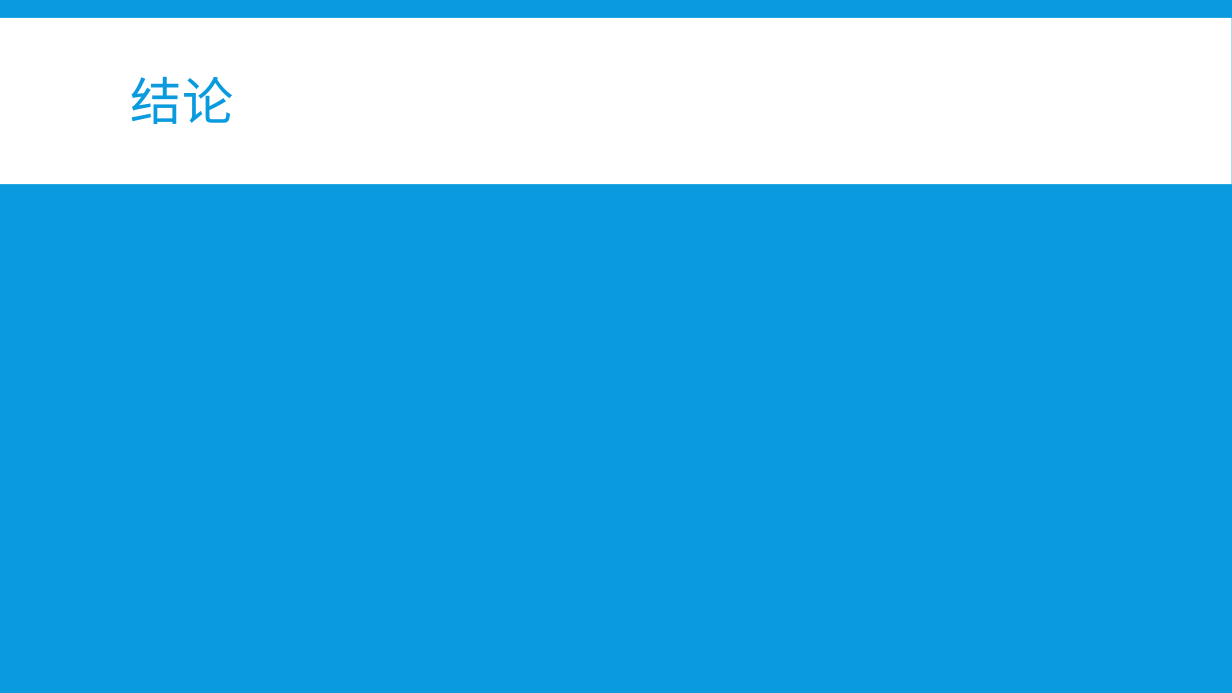
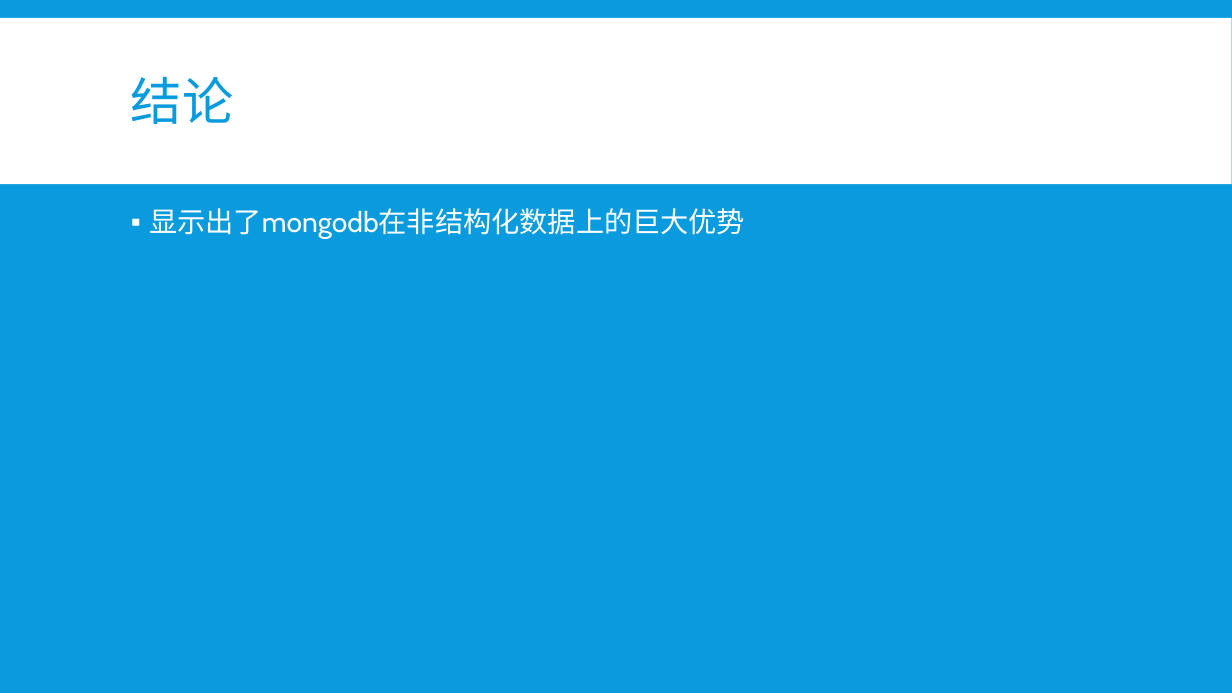
Before and after one commit to b4ubles/PCBNS, a slide deck: slide 22 of doc/NoSQL vs SQL.pptx (slide 20 before the commit). Drawn at 1232x693 pixels with LibreOffice and Linux fonts; fonts in the diff are those of the drawing. Boxes give left, top, right and bottom in pixels: in the first picture for what was removed or moved away, otherwise in the second. Text is boxed around its words. In the diff, an @@ line names an element or a change of style, - is before the commit and + after.

```diff
--- a/doc/NoSQL vs SQL.pptx
+++ b/doc/NoSQL vs SQL.pptx
@@ text added at [149,208,745,239], 22 pt, text #FFFFFF @@
+▪ 显示出了mongodb在非结构化数据上的巨大优势
```
Also in this commit, not shown: 6 other slides changed, 3 slides added, 1 slide removed, 2 other files.
